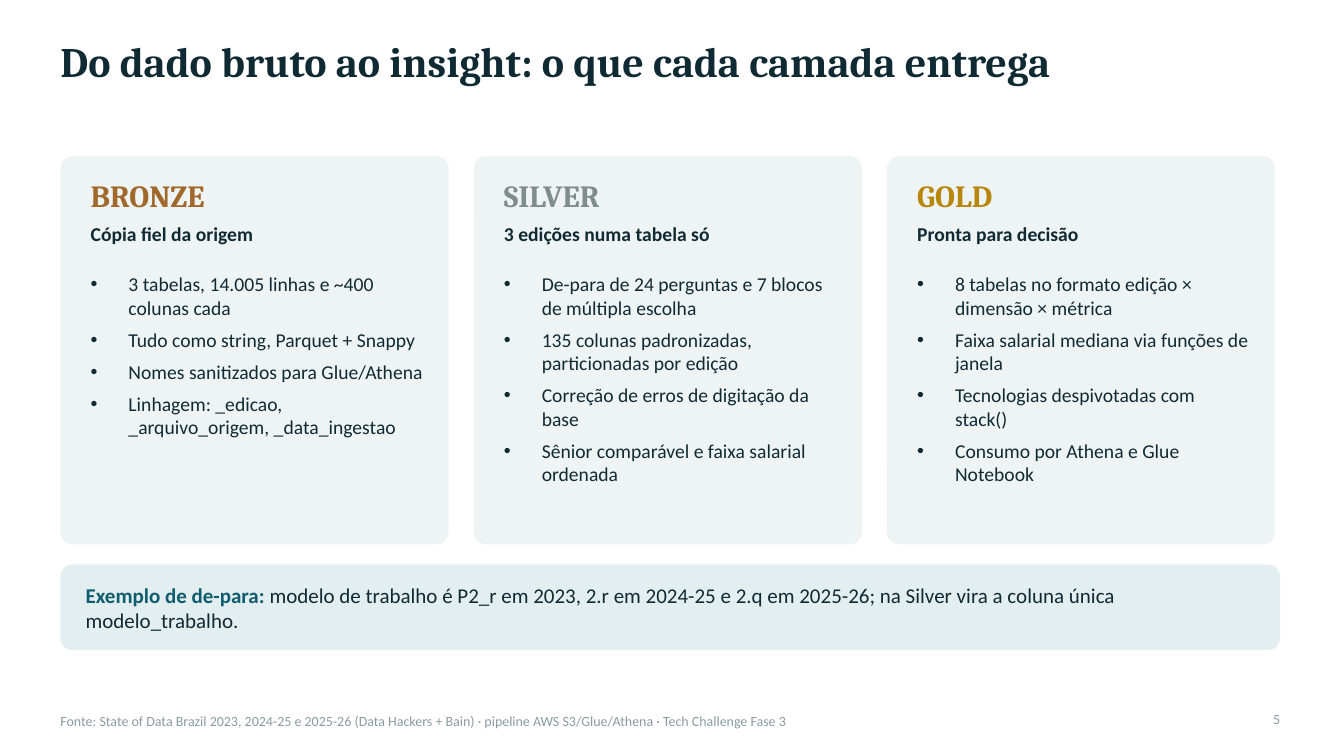
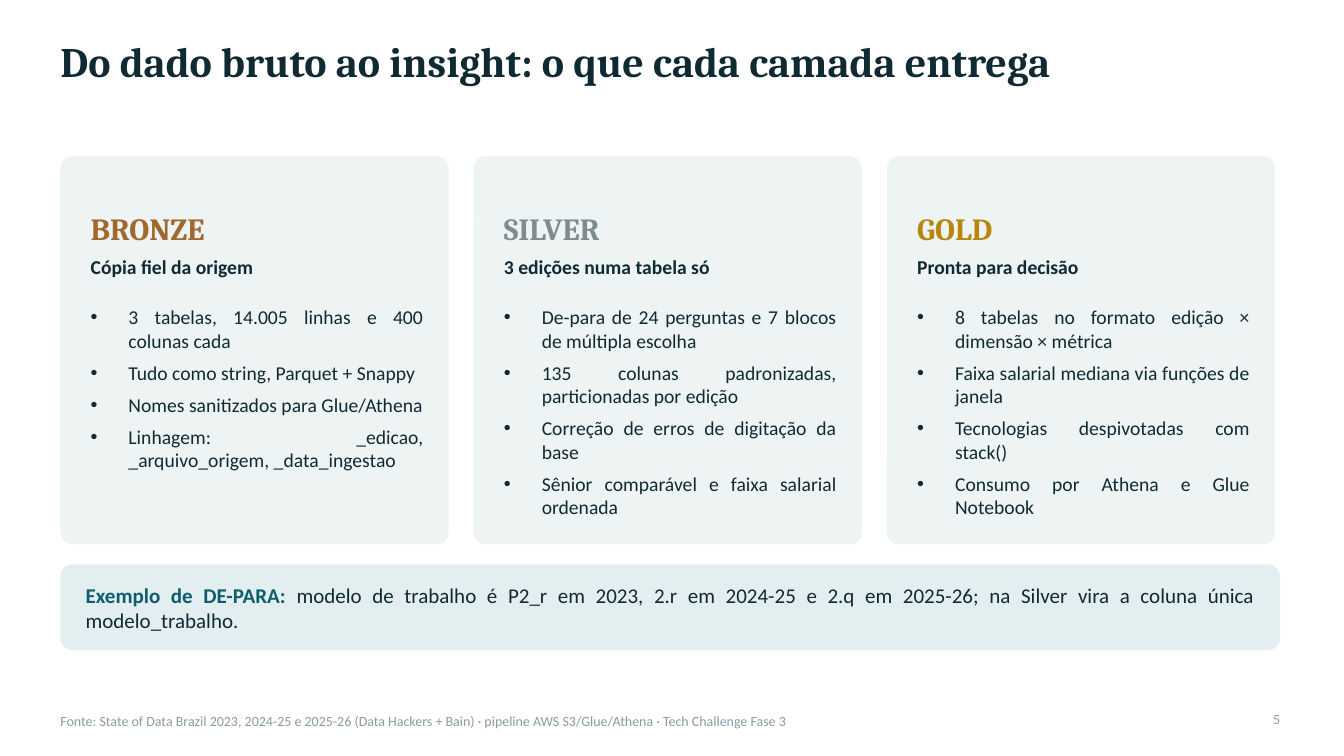
Before and after one commit to lguilherme09/Tech-Challenge-3-FIAP-, a slide deck: slide 5 of docs/Tech_Challenge_Fase3_Apresentacao.pptx. Drawn at 1344x756 pixels with LibreOffice and Linux fonts; fonts in the diff are those of the drawing. Boxes give left, top, right and bottom in pixels: in the first picture for what was removed or moved away, otherwise in the second. Text is boxed around its words. In the diff, an @@ line names an element or a change of style, - is before the commit and + after.

```diff
--- a/docs/Tech_Challenge_Fase3_Apresentacao.pptx
+++ b/docs/Tech_Challenge_Fase3_Apresentacao.pptx
@@ 9 texts: place and size @@
-9 texts at bbox=[91, 186, 1248, 481]
+9 texts at bbox=[91, 219, 1250, 514]
@@ text at bbox=[128, 310, 423, 348]: text changed @@
-• 3 tabelas, 14.005 linhas e ~400 colunas cada
+• 3 tabelas, 14.005 linhas e 400 colunas cada
@@ text "De-para de 24 perguntas e ..." at bbox=[542, 310, 836, 514]: alignment left to justified @@
@@ text "8 tabelas no formato edição ..." at bbox=[955, 310, 1250, 494]: alignment left to justified @@
@@ text at bbox=[128, 366, 423, 471]: alignment left to justified @@
@@ text at bbox=[86, 588, 1254, 631]: text changed @@
-Exemplo de de-para: modelo de trabalho é P2_r em 2023, 2.r em 2024-25 e 2.q em 2025-26; na Silver vira a coluna única modelo_trabalho.
+Exemplo de DE-PARA: modelo de trabalho é P2_r em 2023, 2.r em 2024-25 e 2.q em 2025-26; na Silver vira a coluna única modelo_trabalho.
```
Also in this commit, not shown: 15 other slides changed, 3 other files.
